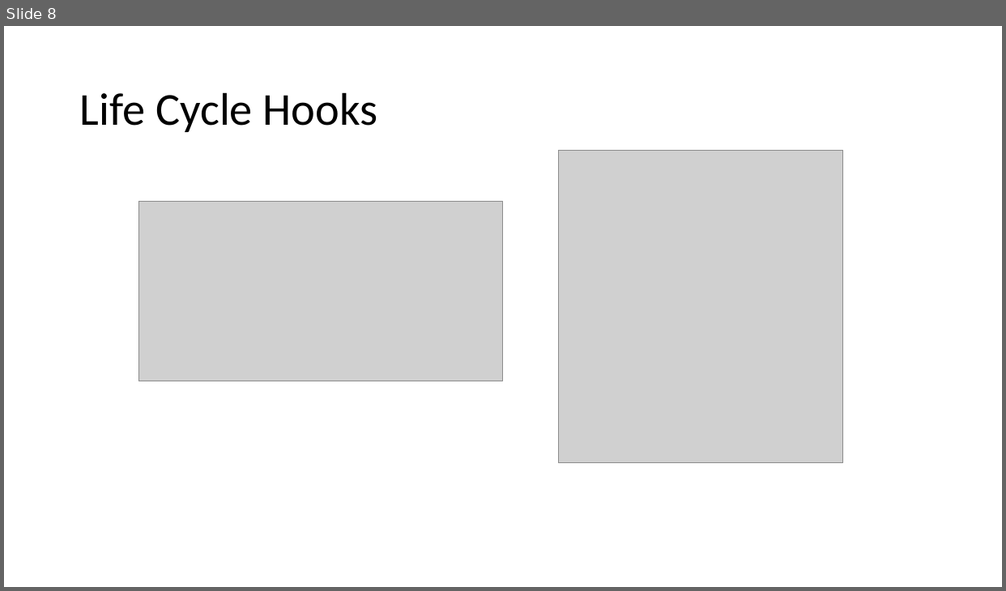
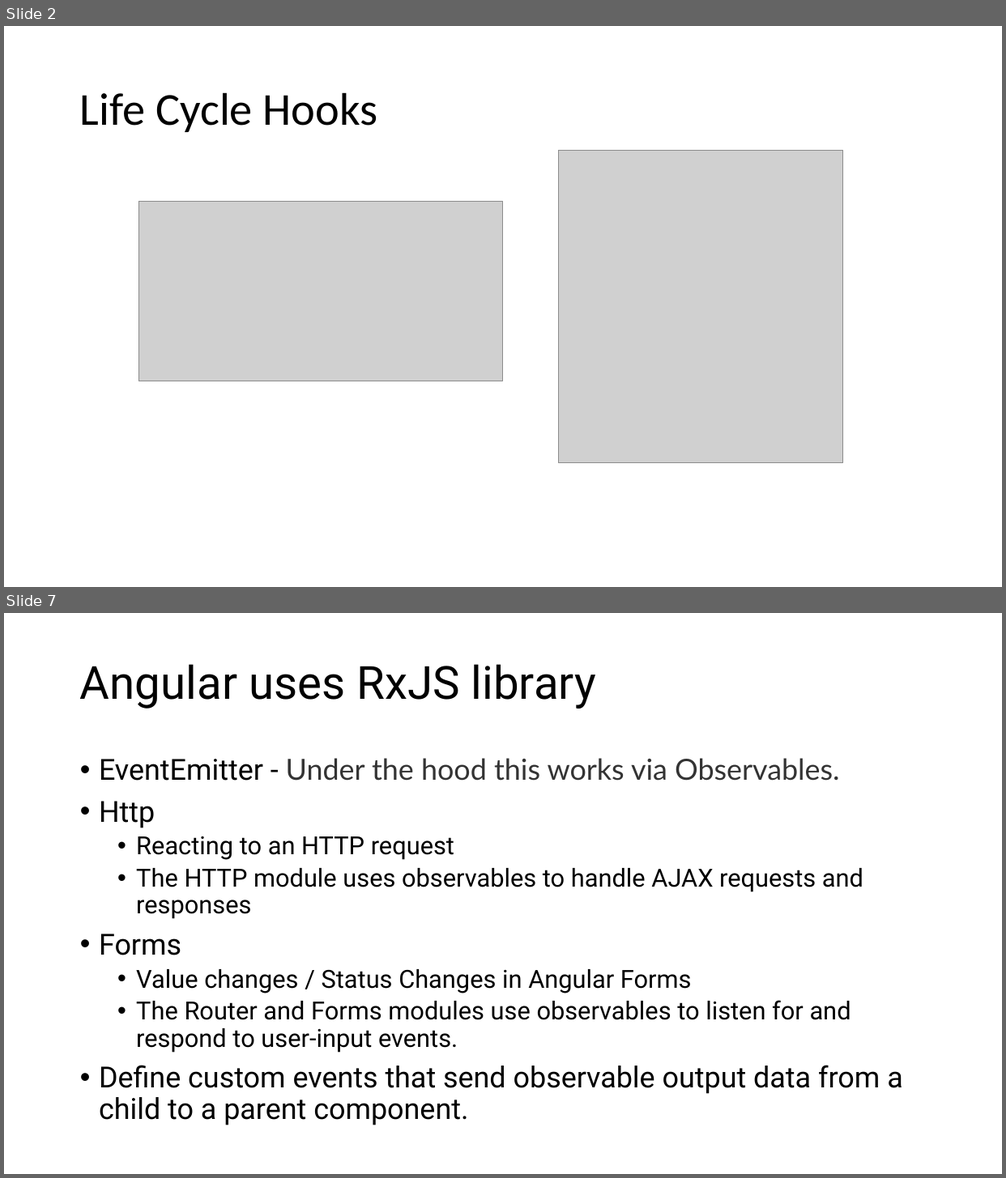
Before and after one commit to sitaramgarlapati/angularDemo, a slide deck: slides/Ang Sessions 2.pptx. Shown one above the other, each under a label of ours: slide 8 before the commit, slides 2 and 7 after it; the slides between them are not shown. The pictures are 1006x591 and 1006x1178 pixels, drawn with LibreOffice and Linux fonts; fonts in the diff are those of the drawing; grey boxes stand for pictures. Boxes give left, top, right and bottom in pixels: in the first picture for what was removed or moved away, otherwise in the second. Text is boxed around its words. In the diff, an @@ line names an element or a change of style, - is before the commit and + after.

```diff
--- a/slides/Ang Sessions 2.pptx
+++ b/slides/Ang Sessions 2.pptx
@@ slide 7 added at (4, 613, 1002, 1174), background #FFFFFF @@
@@ title added at (80, 664, 596, 709), 44 pt, text #000000 @@
+Angular uses RxJS library
@@ text added at (99, 758, 903, 1126), 24 pt, text #000000 @@
+• EventEmitter - Under the hood this works via Observables.
+• Http
+  • Reacting to an HTTP request
+  • The HTTP module uses observables to handle AJAX requests and responses
+• Forms
+  • Value changes / Status Changes in Angular Forms
+  • The Router and Forms modules use observables to listen for and respond to user-input events.
+• Define custom events that send observable output data from a child to a parent component.
@@ what was slide 8 is now slide 2 @@
```
Also in this commit, not shown: 5 slides changed, 9 other slides added, 10 slides removed, 17 other files.
